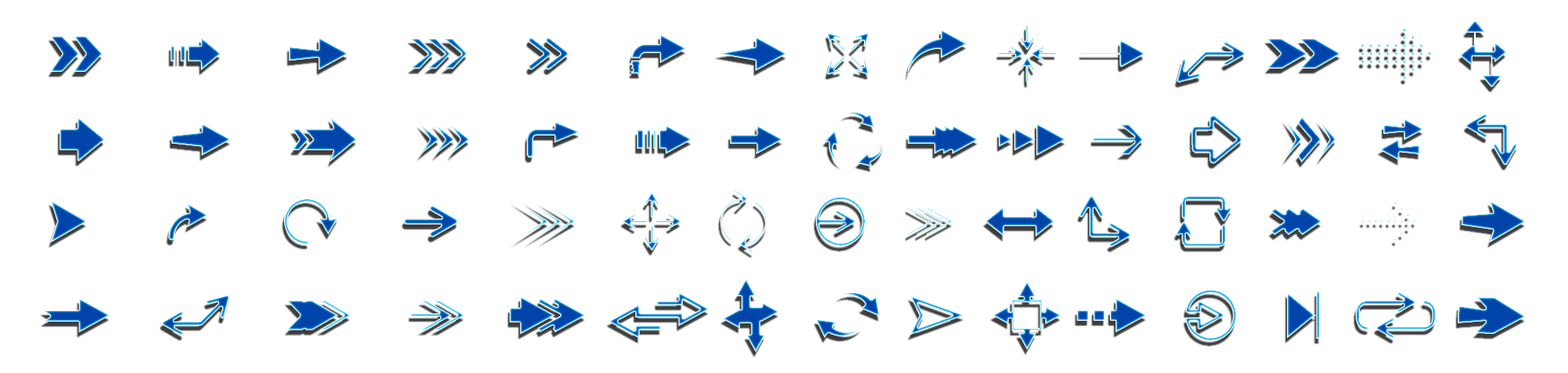
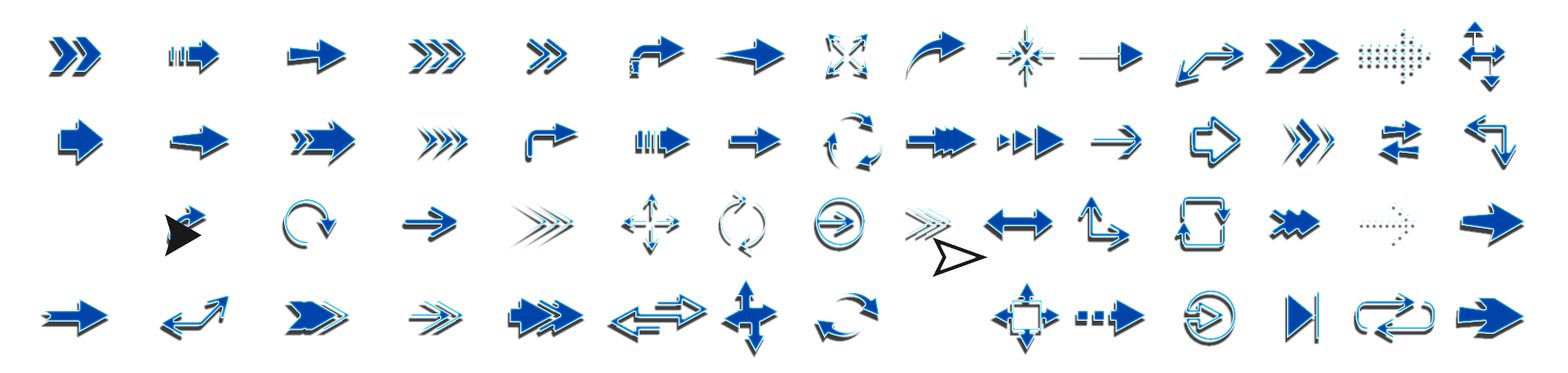
Before/after of a 1568 × 373 layered artwork. What changed in the layer stack:
added layer "Layer 1" above "Layer 2" over (x1=931, y1=237, x2=989, y2=278)
added layer "Layer 2" above "Layer 0" over (x1=164, y1=213, x2=202, y2=258)
painted on "Layer 0" over (x1=49, y1=201, x2=966, y2=336)
